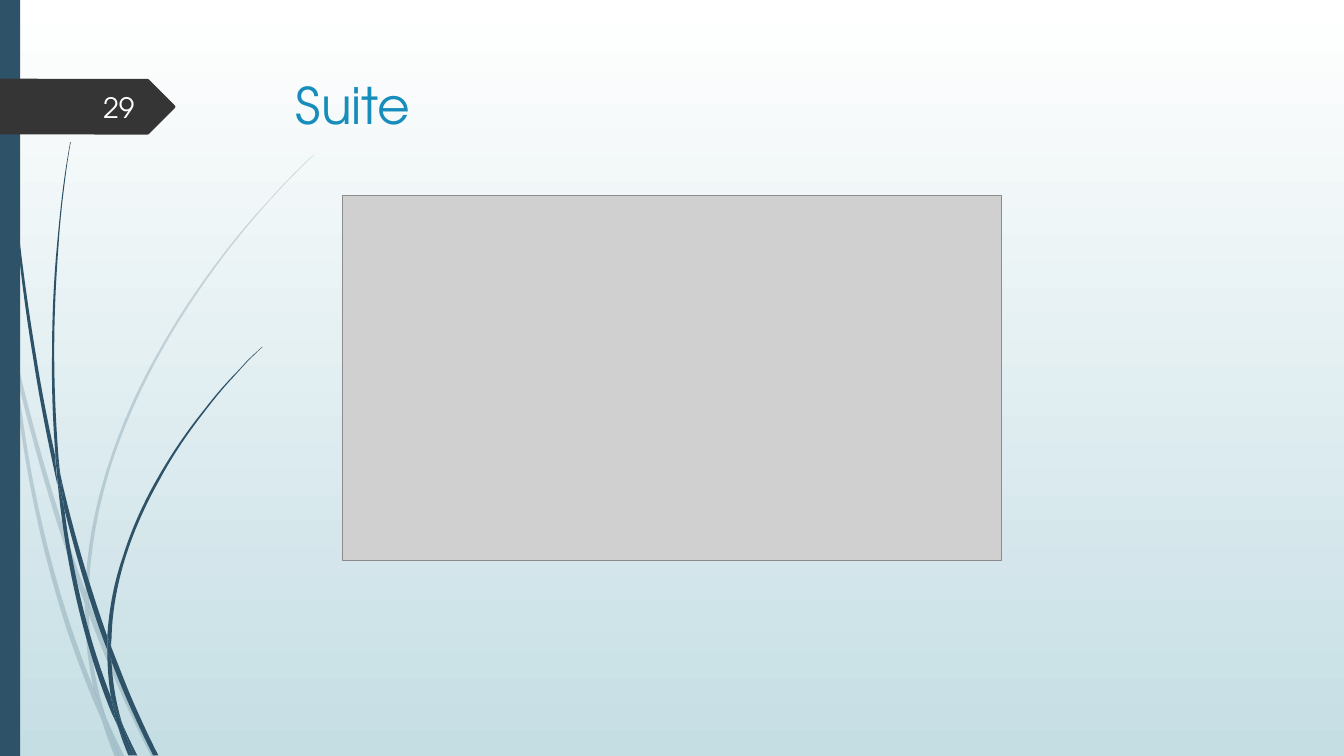
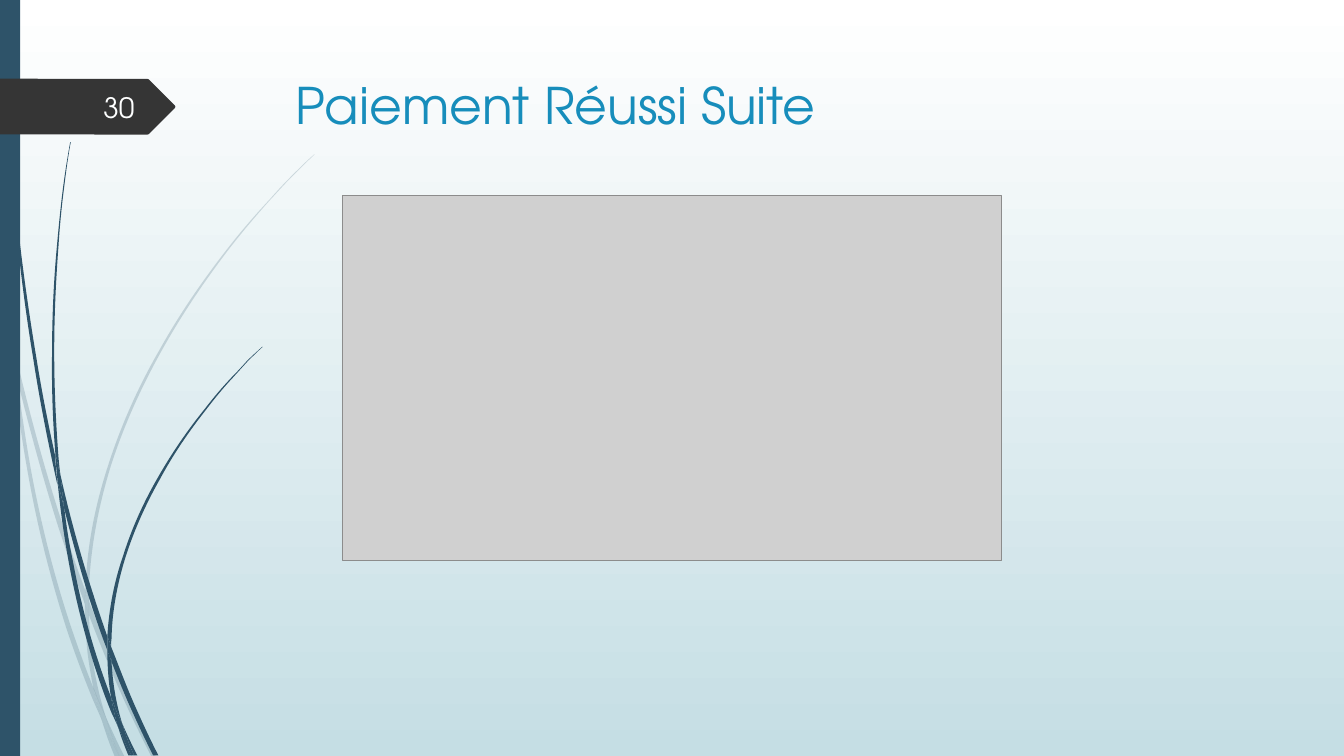
Before and after one commit to LisaF0/projet, a slide deck: slide 30 of aDoc/Projet boutique en ligne.pptx (slide 29 before the commit). Drawn at 1344x756 pixels with LibreOffice and Linux fonts; fonts in the diff are those of the drawing; grey boxes stand for pictures. Boxes give left, top, right and bottom in pixels: in the first picture for what was removed or moved away, otherwise in the second. Text is boxed around its words. In the diff, an @@ line names an element or a change of style, - is before the commit and + after.

```diff
--- a/aDoc/Projet boutique en ligne.pptx
+++ b/aDoc/Projet boutique en ligne.pptx
@@ title at [296,85,815,125]: text changed @@
-Suite
+Paiement Réussi Suite
@@ page number at [103,97,134,119]: text changed @@
-29
+30
```
Also in this commit, not shown: 17 other slides changed, 2 slides added, 1 slide removed, 8 other files.
